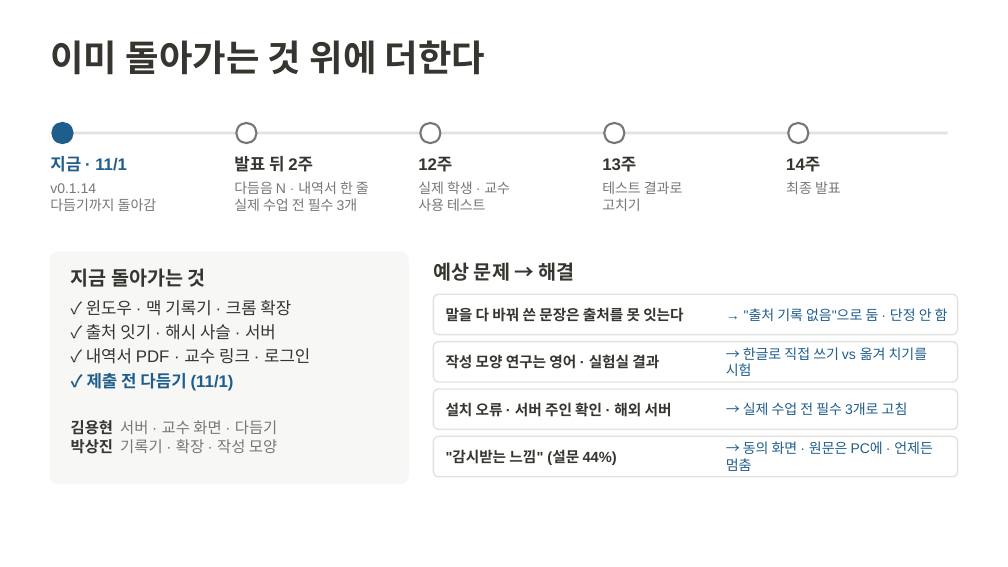
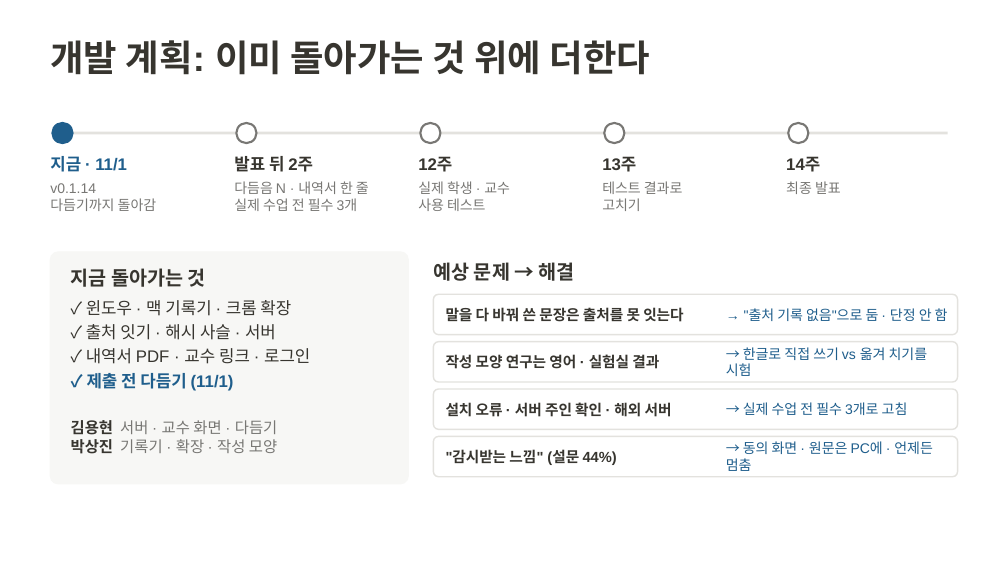
Before and after one commit to 20233014-KYH/trace, a slide deck: slide 6 of deck/중간발표_김용현.pptx. Drawn at 1008x567 pixels with LibreOffice and Linux fonts; fonts in the diff are those of the drawing. Boxes give left, top, right and bottom in pixels: in the first picture for what was removed or moved away, otherwise in the second. Text is boxed around its words. In the diff, an @@ line names an element or a change of style, - is before the commit and + after.

```diff
--- a/deck/중간발표_김용현.pptx
+++ b/deck/중간발표_김용현.pptx
@@ title at <box>50,40,650,75</box>: text changed @@
-이미 돌아가는 것 위에 더한다
+개발 계획: 이미 돌아가는 것 위에 더한다
```
Also in this commit, not shown: 5 other slides changed, 1 other file.
